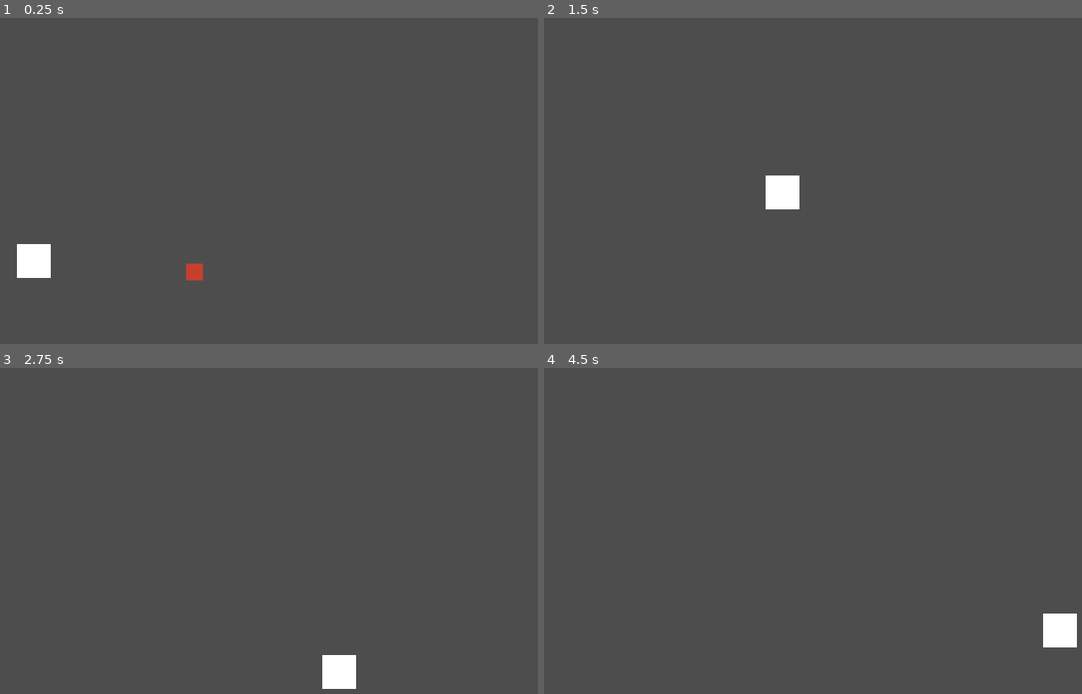
Above: before the commit, frames 1-4 (two rows, left to right).
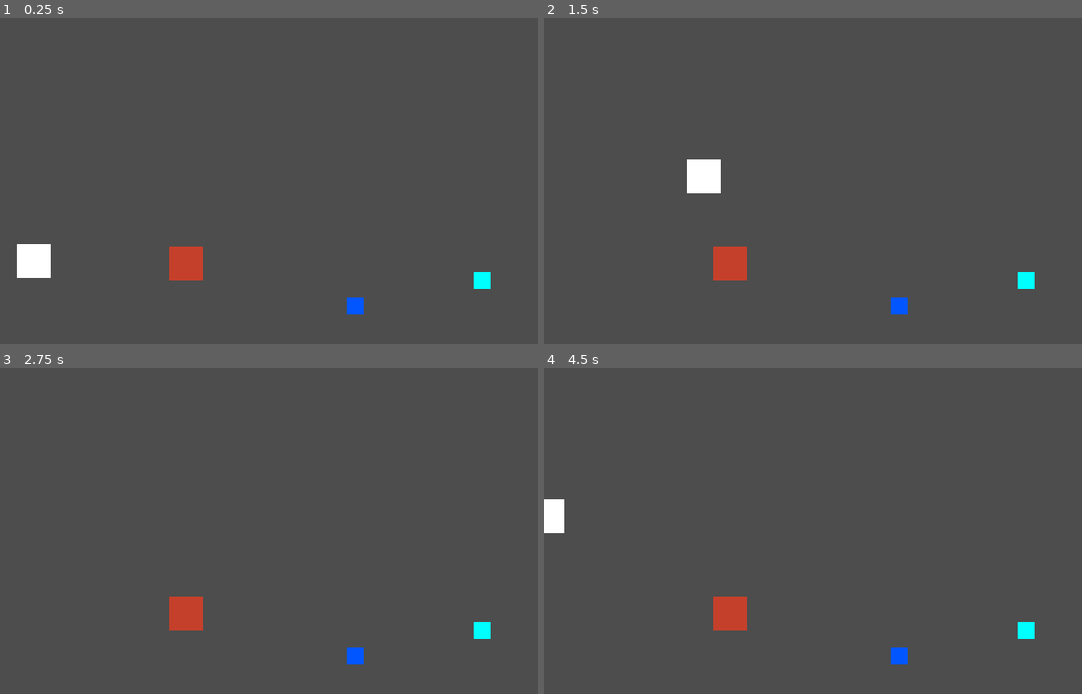
Above: after the commit, the same moments.

Repository: bubblegumlord/Kitty-platformer
Game: Godot game, scene res://levels/test_level.tscn
Two runs of this game, one before a commit and one after it. Both use one fixed random seed, a clock stepped at 60 frames per second and the inputs below.
Inputs:
- Up to frame 1 (0.25 s): no input
- Up to frame 2 (1.5 s): tap Enter at 0.5 s; hold D (RIGHT) from 0.53 s (still down); tap Space (JUMP) at 0.77 s
- Up to frame 3 (2.75 s): tap Space (JUMP) at 1.52 s; release D (RIGHT) at 2.03 s; hold A (LEFT) from 2.03 s (still down)
- Up to frame 4 (4.5 s): release A (LEFT) at 2.78 s; hold D (RIGHT) 2.78-4.28 s; tap Space (JUMP) at 3.02, 3.77 s; tap R (RESET, bound only after the commit) at 4.15 s; hold A (LEFT) from 4.28 s (still down)

The runs differ from the first frame. In frame 1, 0.8% of the frame differs, in the area x 31-92%, y 70-91%; in frame 2, 2.3%, in the area x 26-92%, y 43-91%; in frame 3, 1.6%; in frame 4, 2.0%.
Error after the commit: Invalid access to property or key 'scene_file_path' on a base object of type 'Nil'. (res://globals/globals.gd:16)

Commit message:
checkpoint
start of checkpoint system

Diff:
--- a/characters/enemies/test_enemy/test_enemy.gd
+++ b/characters/enemies/test_enemy/test_enemy.gd
@@ -1,16 +1 @@
 extends CharacterBody2D
-
-@export var player: Player
-
-func _ready() -> void:
-	if not player:
-		print("Przeciwnik " + str(global_position) + " brak przypisanego Gracza")
-
-func _on_hitbox_area_entered(_area: Area2D) -> void:
-	if player.state == player.State.FALL:
-		# only testing
-		queue_free()
-		player.velocity.y = - 500
-	else:
-		player.is_hit = true
-		player.state = player.State.HIT
--- a/characters/enemies/test_enemy/test_enemy.tscn
+++ b/characters/enemies/test_enemy/test_enemy.tscn
@@ -11,28 +11,29 @@
 width = 16
 
 [sub_resource type="RectangleShape2D" id="RectangleShape2D_3b7ya"]
-size = Vector2(14, 6)
+size = Vector2(26, 6)
 
 [sub_resource type="CircleShape2D" id="CircleShape2D_fo3kv"]
+radius = 19.026299
 
 [node name="TestEnemy" type="CharacterBody2D" unique_id=261858784]
 collision_layer = 0
 script = ExtResource("1_ye35i")
 
 [node name="Sprite" type="Sprite2D" parent="." unique_id=325003704]
-position = Vector2(0, -8)
-scale = Vector2(1, 16)
+position = Vector2(-3.5762787e-07, -16)
+scale = Vector2(2, 32)
 texture = SubResource("GradientTexture1D_ye35i")
 
 [node name="Collision" type="CollisionShape2D" parent="." unique_id=103899629]
-position = Vector2(0, 5)
+visible = false
+position = Vector2(0, 13)
 shape = SubResource("RectangleShape2D_3b7ya")
 
 [node name="Hitbox" type="Area2D" parent="." unique_id=1543678739]
-collision_layer = 0
-collision_mask = 4
+visible = false
+collision_layer = 4
+collision_mask = 0
 
 [node name="Collision" type="CollisionShape2D" parent="Hitbox" unique_id=988115168]
 shape = SubResource("CircleShape2D_fo3kv")
-
-[connection signal="area_entered" from="Hitbox" to="." method="_on_hitbox_area_entered"]
--- a/characters/player/player.gd
+++ b/characters/player/player.gd
@@ -13,6 +13,8 @@
 const SPEED: float = 250
 const ACCELERATION: float = 750
 const DECELERATION: float = 1250
+
+@export var current_level: Node2D
 
 # jump constants
 const JUMP_HEIGHT: float = 75
@@ -52,7 +54,20 @@
 	check_coyote()
 	move_and_slide()
 
-## STATE FUNCTIONS
+func _input(_event: InputEvent) -> void:
+	if Input.is_action_just_pressed("RESET"):
+		if Globals.checkpoint_level != current_level:
+			Globals.change_level()
+
+		global_position = Globals.active_checkpoint
+		velocity = Vector2.ZERO
+		state = State.IDLE
+
+func _on_hurtbox_area_entered(_area: Area2D) -> void:
+	is_hit = true
+	state = State.HIT
+
+## STATE MACHINE
 func idle_state() -> void:
 	# play idle
 	if direction_x != 0 and is_on_floor():
@@ -68,9 +83,8 @@
 		state = State.FALL
 
 func move_state(delta: float) -> void:
-	direction_sprite = direction_x
-
 	if direction_x != 0:
+		direction_sprite = direction_x
 		# play move
 		velocity.x = set_speed(true, ACCELERATION * delta)
 	elif direction_x == 0 or not check_turn(velocity.x, direction_x):
@@ -131,16 +145,15 @@
 
 func hit_state() -> void:
 	# play hit
+	if is_on_floor() and not is_hit:
+		state = State.MOVE
+
 	if is_hit:
 		velocity.x = -1 * direction_sprite * 200
 		velocity.y = jump_velocity
 		is_hit = false
 
-	if is_on_floor():
-		state = State.IDLE
-
 ## HELPER FUNCTIONS
-
 func set_speed(moving: bool, delta: float) -> float:
 	if moving:
 		return move_toward(velocity.x, direction_x * SPEED, delta)
--- a/characters/player/player.tscn
+++ b/characters/player/player.tscn
@@ -42,13 +42,14 @@
 shape = SubResource("CircleShape2D_508ok")
 
 [node name="Hurtbox" type="Area2D" parent="Hitboxes" unique_id=1133986047]
-collision_layer = 4
-collision_mask = 0
+collision_layer = 0
+collision_mask = 4
 
 [node name="Collision" type="CollisionShape2D" parent="Hitboxes/Hurtbox" unique_id=1968168146]
 shape = SubResource("CircleShape2D_xxgcw")
 
 [node name="Timers" type="Node2D" parent="." unique_id=1707075624]
+visible = false
 
 [node name="JumpBufferTimer" type="Timer" parent="Timers" unique_id=752182502]
 wait_time = 0.15
@@ -57,3 +58,5 @@
 [node name="CoyoteTimer" type="Timer" parent="Timers" unique_id=1141343177]
 wait_time = 0.1
 one_shot = true
+
+[connection signal="area_entered" from="Hitboxes/Hurtbox" to="." method="_on_hurtbox_area_entered"]
--- a/globals/globals.gd
+++ b/globals/globals.gd
@@ -1,11 +1,17 @@
 extends Node
-
-const GRAVITY: int = 400
 
 var items: Dictionary[int, bool]
 var saved_items: Dictionary[int, bool]
 
+var active_checkpoint: Vector2
+var checkpoint_level: Node2D
+
 func _ready() -> void:
 	for i: int in range(1,100):
 		items[i] = false
+
 	saved_items = items
+
+func change_level() -> void:
+	var level: String = checkpoint_level.scene_file_path
+	get_tree().change_scene_to_file(level)
--- a/levels/test_level.tscn
+++ b/levels/test_level.tscn
@@ -2,14 +2,17 @@
 
 [ext_resource type="PackedScene" uid="uid://c73kf3v3hg1so" path="res://characters/player/player.tscn" id="1_46lwt"]
 [ext_resource type="PackedScene" uid="uid://d35qwqdve1xkj" path="res://characters/enemies/test_enemy/test_enemy.tscn" id="2_x25rp"]
+[ext_resource type="PackedScene" uid="uid://dxfqgiym8jr45" path="res://objects/collectibles/fish/fish.tscn" id="3_gmgay"]
+[ext_resource type="PackedScene" uid="uid://cbesvvvfn2gk7" path="res://objects/checkpoint/checkpoint.tscn" id="4_w7r7j"]
 
 [sub_resource type="RectangleShape2D" id="RectangleShape2D_x25rp"]
 size = Vector2(218, 58)
 
 [node name="TestLevel" type="Node2D" unique_id=1561712556]
 
-[node name="Player" parent="." unique_id=1077531745 instance=ExtResource("1_46lwt")]
-position = Vector2(32, 216)
+[node name="Player" parent="." unique_id=1077531745 node_paths=PackedStringArray("current_level") instance=ExtResource("1_46lwt")]
+position = Vector2(32, 232)
+current_level = NodePath("..")
 
 [node name="StaticBody2D" type="StaticBody2D" parent="." unique_id=769988357]
 position = Vector2(424, 275)
@@ -35,6 +38,13 @@
 position = Vector2(96, 18)
 shape = SubResource("RectangleShape2D_x25rp")
 
-[node name="TestEnemy" parent="." unique_id=261858784 node_paths=PackedStringArray("player") instance=ExtResource("2_x25rp")]
-position = Vector2(184, 240)
-player = NodePath("../Player")
+[node name="TestEnemy" parent="." unique_id=261858784 instance=ExtResource("2_x25rp")]
+position = Vector2(176, 232)
+
+[node name="Fish" parent="." unique_id=1270360593 instance=ExtResource("3_gmgay")]
+position = Vector2(336, 272)
+id = 5
+
+[node name="Checkpoint" parent="." unique_id=1104135889 node_paths=PackedStringArray("current_level") instance=ExtResource("4_w7r7j")]
+position = Vector2(456, 248)
+current_level = NodePath("..")
--- /dev/null
+++ b/objects/checkpoint/checkpoint.gd
@@ -0,0 +1,14 @@
+extends Area2D
+
+@export var current_level: Node2D
+
+func _ready() -> void:
+	if not current_level:
+		print("Flaga " + str(global_position) + " brak przypisanego poziomu")
+
+func _on_area_entered(_area: Area2D) -> void:
+	if Globals.checkpoint_level != current_level:
+		Globals.checkpoint_level = current_level
+
+	if Globals.active_checkpoint != global_position:
+		Globals.active_checkpoint = global_position
--- /dev/null
+++ b/objects/checkpoint/checkpoint.tscn
@@ -0,0 +1,30 @@
+[gd_scene format=3 uid="uid://cbesvvvfn2gk7"]
+
+[ext_resource type="Script" uid="uid://cmgbjvyxoeu21" path="res://objects/checkpoint/checkpoint.gd" id="1_aaksu"]
+
+[sub_resource type="Gradient" id="Gradient_j0b1x"]
+offsets = PackedFloat32Array(1)
+colors = PackedColorArray(0, 1, 1, 1)
+
+[sub_resource type="GradientTexture1D" id="GradientTexture1D_aaksu"]
+gradient = SubResource("Gradient_j0b1x")
+width = 16
+
+[sub_resource type="CircleShape2D" id="CircleShape2D_ixyje"]
+radius = 12.0
+
+[node name="Checkpoint" type="Area2D" unique_id=1104135889]
+collision_layer = 0
+collision_mask = 2
+script = ExtResource("1_aaksu")
+
+[node name="Sprite" type="Sprite2D" parent="." unique_id=1982866400]
+position = Vector2(0, -8)
+scale = Vector2(1, 16)
+texture = SubResource("GradientTexture1D_aaksu")
+
+[node name="Collision" type="CollisionShape2D" parent="." unique_id=1406270264]
+visible = false
+shape = SubResource("CircleShape2D_ixyje")
+
+[connection signal="area_entered" from="." to="." method="_on_area_entered"]
--- a/objects/collectibles/fish/fish.gd
+++ b/objects/collectibles/fish/fish.gd
@@ -6,6 +6,9 @@
 	if id == 0:
 		print("Ryba " + str(global_position) + " niewłaściwe ID")
 
+	if Globals.items[id] == true:
+		queue_free()
+
 func _on_area_entered(_area: Area2D) -> void:
 	Globals.items[id] = true
 	queue_free()
--- a/objects/collectibles/fish/fish.tscn
+++ b/objects/collectibles/fish/fish.tscn
@@ -2,15 +2,16 @@
 
 [ext_resource type="Script" uid="uid://fsr4upbtosqd" path="res://objects/collectibles/fish/fish.gd" id="1_exarq"]
 
-[sub_resource type="Gradient" id="Gradient_l5bhw"]
+[sub_resource type="Gradient" id="Gradient_exarq"]
 offsets = PackedFloat32Array(1)
-colors = PackedColorArray(0.5568628, 1, 1, 1)
+colors = PackedColorArray(0.003921569, 0.3372549, 1, 1)
 
-[sub_resource type="GradientTexture2D" id="GradientTexture2D_exarq"]
-gradient = SubResource("Gradient_l5bhw")
+[sub_resource type="GradientTexture1D" id="GradientTexture1D_qo7lc"]
+gradient = SubResource("Gradient_exarq")
+width = 16
 
 [sub_resource type="CircleShape2D" id="CircleShape2D_qo7lc"]
-radius = 4.0
+radius = 11.0
 
 [node name="Fish" type="Area2D" unique_id=1270360593]
 collision_layer = 0
@@ -18,10 +19,12 @@
 script = ExtResource("1_exarq")
 
 [node name="Sprite" type="Sprite2D" parent="." unique_id=946266731]
-scale = Vector2(0.075000055, 0.07563475)
-texture = SubResource("GradientTexture2D_exarq")
+position = Vector2(0, -8)
+scale = Vector2(1, 16)
+texture = SubResource("GradientTexture1D_qo7lc")
 
 [node name="Collision" type="CollisionShape2D" parent="." unique_id=1329414627]
+visible = false
 shape = SubResource("CircleShape2D_qo7lc")
 
 [connection signal="area_entered" from="." to="." method="_on_area_entered"]
--- a/project.godot
+++ b/project.godot
@@ -85,6 +85,11 @@
 , Object(InputEventKey,"resource_local_to_scene":false,"resource_name":"","device":-1,"window_id":0,"alt_pressed":false …(186 unchanged characters)…
 ]
 }
+RESET={
+"deadzone": 0.2,
+"events": [Object(InputEventKey,"resource_local_to_scene":false,"resource_name":"","device":-1,"window_id":0,"alt_pressed":false,"shift_pressed":false,"ctrl_pressed":false,"meta_pressed":false,"pressed":false,"keycode":0,"physical_keycode":82,"key_label":0,"unicode":114,"location":0,"echo":false,"script":null)
+]
+}
 
 [layer_names]
 
Not shown, added: objects/checkpoint/checkpoint.gd.uid
